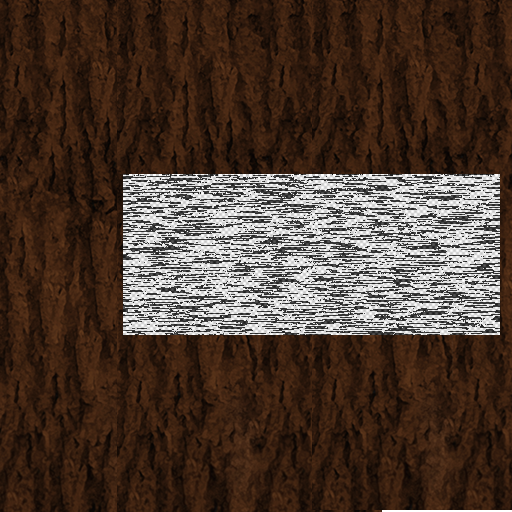
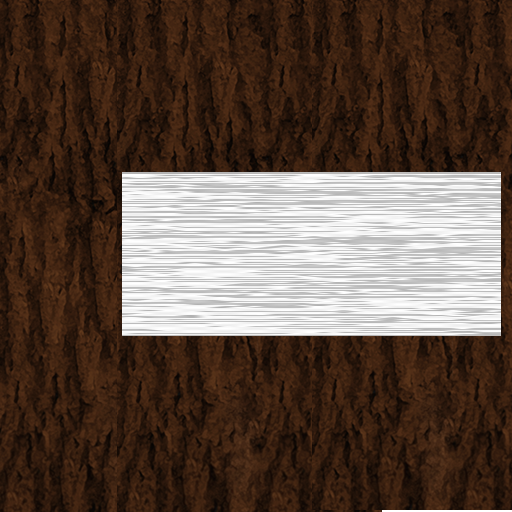
Comparing the layer stacks of the two 512x512 images. Changes:
moved "Layer 0" above "Layer 2", painted on it over [122, 172, 501, 336]
"Layer 2": opacity 67% → 100%, painted on it over [122, 172, 501, 336]
removed layer "Layer 1" (was 66%) over [123, 174, 500, 335]
removed layer "Layer 3" over [123, 174, 500, 335]
removed group "Group 1" (3 layers) over [122, 172, 501, 336]
removed layer "Layer 5" from group "Group 1" over [312, 172, 501, 336]
removed layer "Layer 4" from group "Group 1" over [122, 172, 382, 336]
